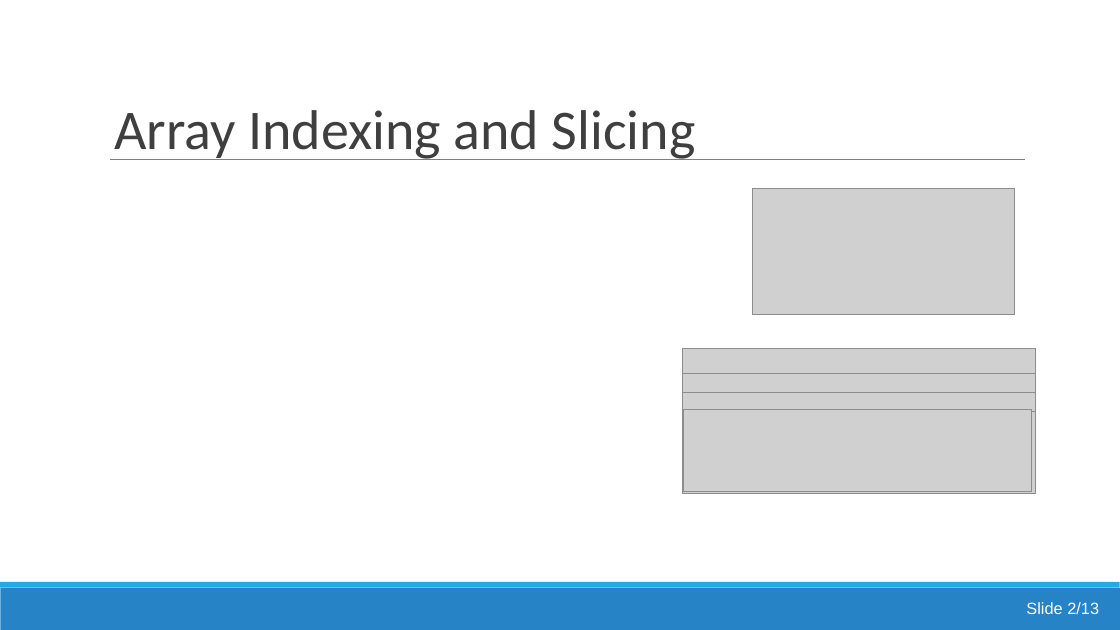
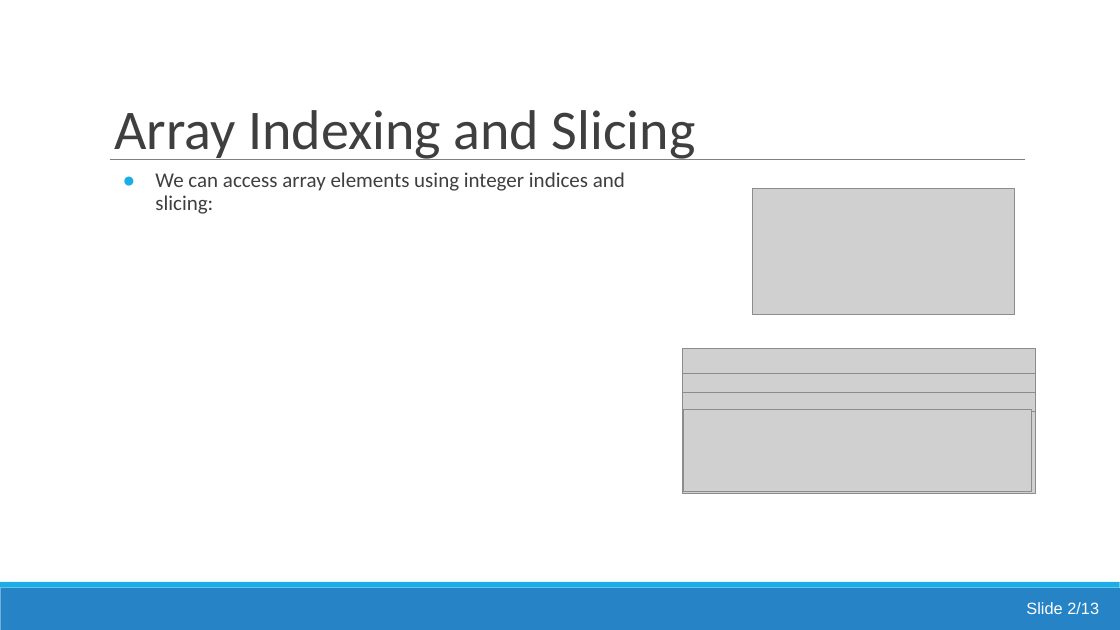
Before and after one commit to jsmartinstats/SCIF10002-2026, a slide deck: slide 3 of 08/Lecture7_working_with_numpy_arrays.pptx. Drawn at 1120x630 pixels with LibreOffice and Linux fonts; fonts in the diff are those of the drawing; grey boxes stand for pictures. Boxes give left, top, right and bottom in pixels: in the first picture for what was removed or moved away, otherwise in the second. Text is boxed around its words. In the diff, an @@ line names an element or a change of style, - is before the commit and + after.

```diff
--- a/08/Lecture7_working_with_numpy_arrays.pptx
+++ b/08/Lecture7_working_with_numpy_arrays.pptx
@@ text added at (155, 172, 625, 214), 18 pt, text #3F3F3F @@
+● We can access array elements using integer indices and slicing:
```
Also in this commit, not shown: 6 other slides changed, 1 slide added, 1 slide removed.
